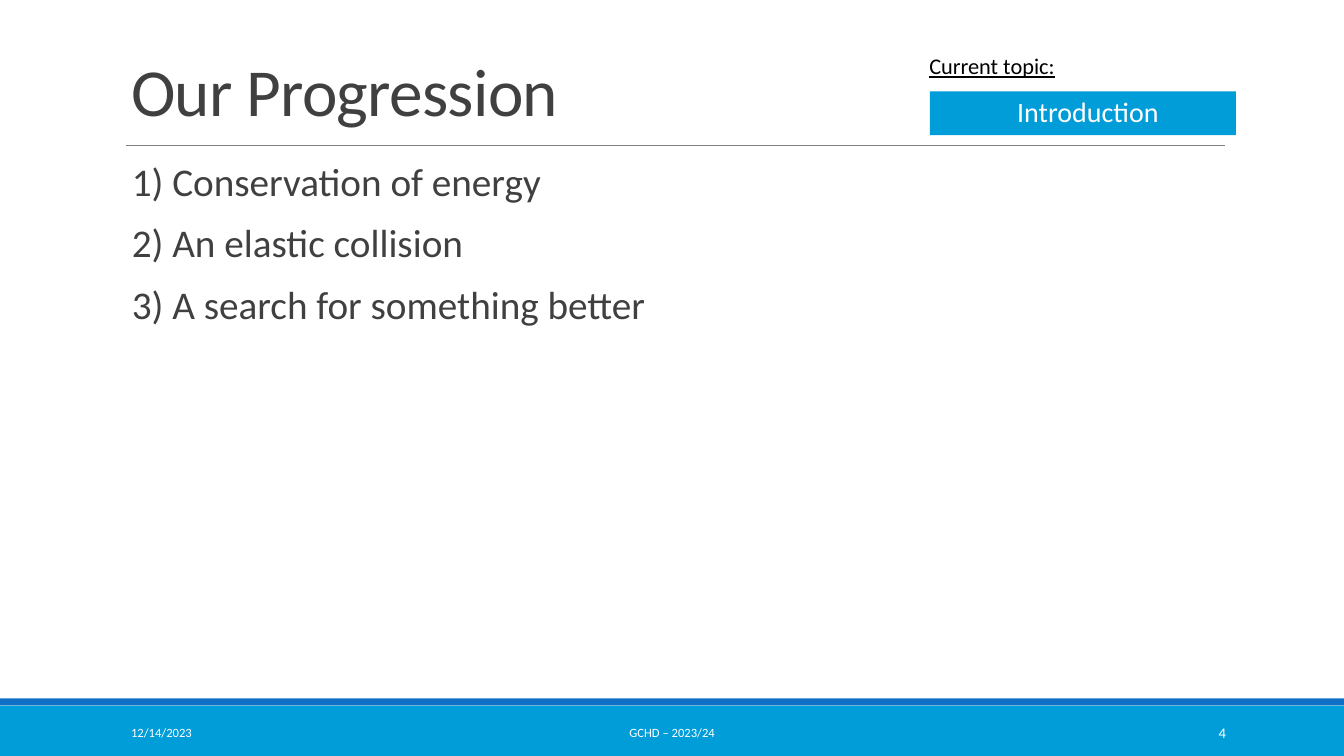
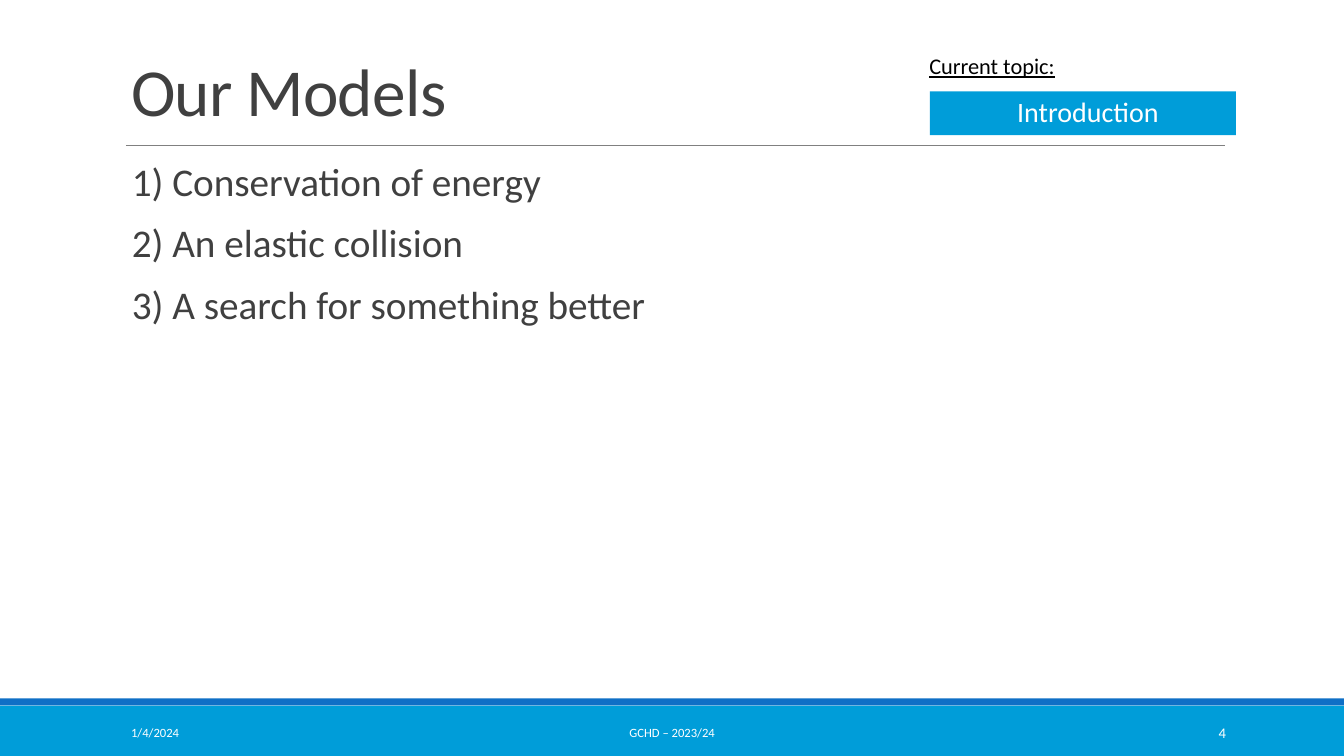
Before and after one commit to rudytak/TMF, a slide deck: slide 4 of 23-24/16/Prezentace - Video-prezentace.pptx. Drawn at 1344x756 pixels with LibreOffice and Linux fonts; fonts in the diff are those of the drawing; background and template pictures are left out. Boxes give left, top, right and bottom in pixels: in the first picture for what was removed or moved away, otherwise in the second. Text is boxed around its words. In the diff, an @@ line names an element or a change of style, - is before the commit and + after.

```diff
--- a/23-24/16/Prezentace - Video-prezentace.pptx
+++ b/23-24/16/Prezentace - Video-prezentace.pptx
@@ title at (x1=131, y1=69, x2=447, y2=117): text changed @@
-Our Progression
+Our Models
@@ text at (x1=131, y1=728, x2=179, y2=738): text changed @@
-12/14/2023
+1/4/2024
```
Also in this commit, not shown: 16 other slides changed, 5 other files.
